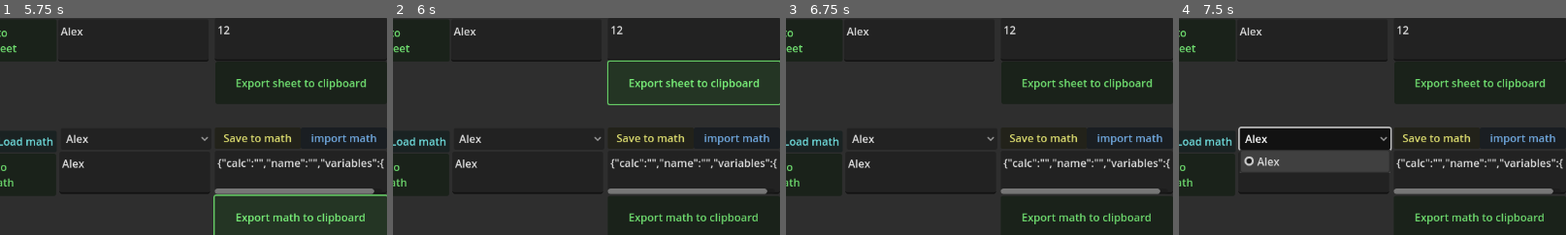
Above: before the commit, frames 1-4 (left to right).
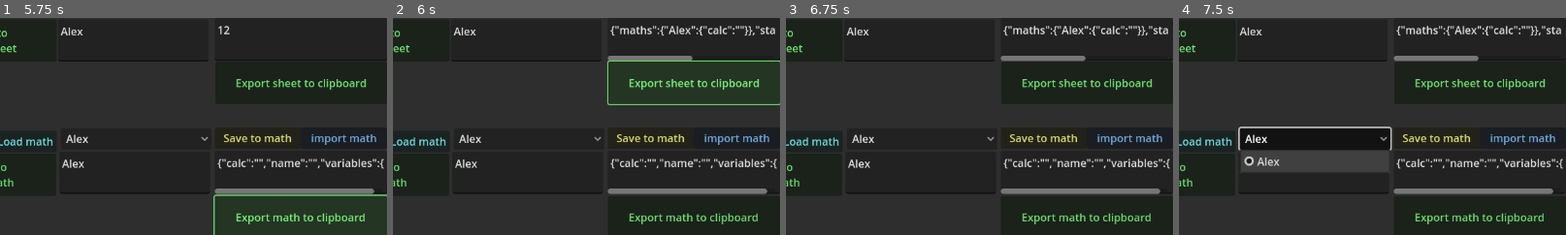
Above: after the commit, the same moments.

Repository: Random31234/huge-numbers-2.0
Game: Godot game, scene res://scenes/main.tscn
Same seed, same stepped clock (60 frames per second), same inputs: the game is played once before the commit and once after it.
Inputs (mouse positions are % of the whole screen's width and height, from its top left):
- Up to frame 1 (5.75 s): click (9, 90) at 0.52 s; type "Alex" at 0.6 s; click (67, 48) at 0.75 s; type "Alex" at 0.83 s; click (89, 48) at 0.98 s; type "12" at 1.07 s; click (89, 17) at 1.27 s; type "12" at 1.35 s; click (67, 17) at 1.5 s; type "Alex" at 1.58 s; click "Load math" at 2 s; click "Save to new math" at 2.75 s; click "Save to math" at 3.5 s; click "import math" at 4.25 s; click "Export math to clipboard" at 5 s
- Up to frame 2 (6 s): click "Export sheet to clipboard" at 5.75 s
- Up to frame 3 (6.75 s): click "Print stat" at 6.5 s
- Up to frame 4 (7.5 s): click "Alex" at 7.25 s
The pictures show only the part of the screen within x 50-100%, y 12-62%; the shares and areas given below are measured in that part.

Frame 1 is identical in both runs. In frame 2, 1.4% of the frame differs, in the area x 55-99%, y 3-20%; in frame 3, 1.4%, in the area x 55-99%, y 3-21%; in frame 4, 1.4%.
Error in both runs: Out of bounds get index '-1' (on base: 'Array[math]') (res://scripts/Save)

Commit message:
Import system for sheets in place
Testing imports

Diff:
--- a/scenes/main.tscn
+++ b/scenes/main.tscn
@@ -1014,7 +1014,7 @@
 [connection signal="button_down" from="TabContainer/Save/sheets/load sheet" to="." method="loadsheet"]
 [connection signal="button_down" from="TabContainer/Save/sheets/Save to new sheet" to="." method="savenewsheet"]
 [connection signal="button_down" from="TabContainer/Save/sheets/Delete sheet" to="." method="deletesheet"]
-[connection signal="button_down" from="TabContainer/Save/sheets/export sheet" to="." method="saveNewMath"]
+[connection signal="button_down" from="TabContainer/Save/sheets/export sheet" to="TabContainer/Save/sheets" method="exportToClipboard"]
 [connection signal="item_selected" from="TabContainer/Options/OptionButton" to="TabContainer/Options/OptionButton" method="TopicSelected"]
 [connection signal="toggled" from="TabContainer/Options/Swappable" to="stat Storage Node" method="swappableT"]
 [connection signal="toggled" from="TabContainer/Options/Swappable" to="math Storage Node" method="swappableT"]
--- a/scripts/Save systems/saveSheet.gd
+++ b/scripts/Save systems/saveSheet.gd
@@ -7,29 +7,58 @@
 @export var sheetsOptions:OptionButton
 
 
+func exportToClipboard():
 
+
+	iEB.text = createDictionary()
+
+	DisplayServer.clipboard_set(createDictionary())
 
 func importFromIEB():
 	import(iEB.text)
 
-func deleteMath():
+func deleteSheet():
 	pass
 
 
-func loadMath():
+func loadSheet():
 	pass
 
-func saveToMath():
+func saveToSheet():
 	pass
 
 
-func saveNewMath():
+func saveNewSheet():
 	pass
 
 func import(e:String):
 
 	var d = JSON.parse_string(e)
+	var h:Dictionary
 
+	if(d.has("stats")):
+		s.names.clear()
+		s.values.clear()
+		for z in d["stats"]:
+			s.names.append(z)
+			s.values.append(Big.new())
+	if(d.has("maths")):
+		m.maths.clear()
+		var st:Array[String]
+		var b:Array[Big]
+		for z in d["maths"]:
+			m.m.name = z
+			for y in d["maths"][z]:
+				if(y == "calc"):
+					m.m.calculation = d["maths"][z][y]
+					continue
+				st.append(y)
+				b.append(Big.new(d["maths"][z][y]))
+			m.m = math.new(st,b,m.m.calculation,m.m.name)
+
+	m.emit_signal("calcUpdate",m.m.calculation)
+	m.updateVarOptions()
+	s.updateStats()
 
 
 
@@ -44,7 +73,7 @@
 	x = 0
 	d["stats"] = {}
 	for z in s.names:
-		d["Stats"][z] = s.values[x].toScientific()
+		d["stats"][z] = s.values[x].toScientific()
 		x+=1
 	print(d)
 	d["maths"] = {}
